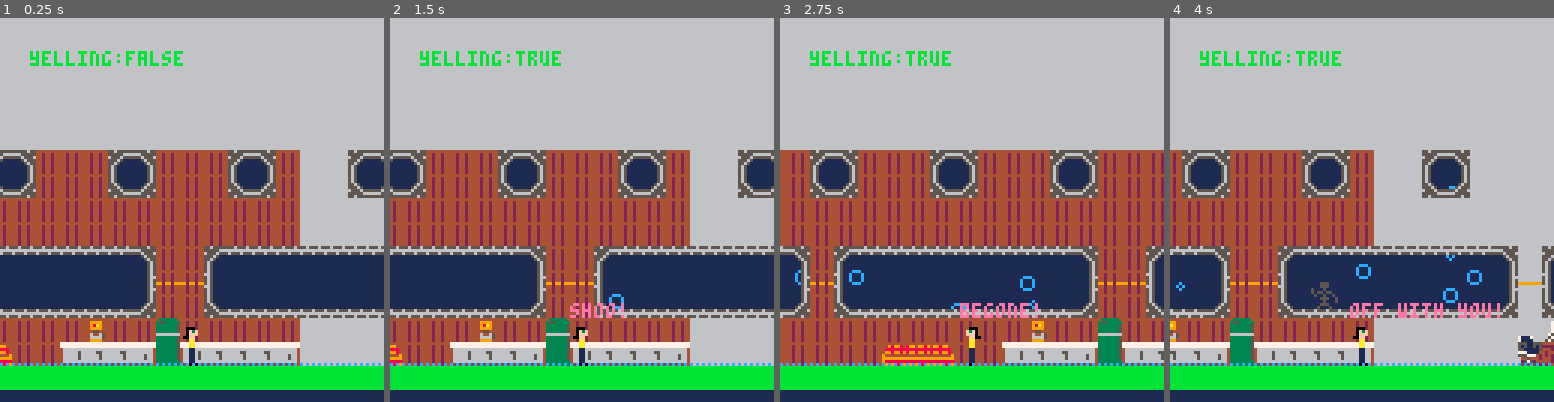
Above: before the commit, frames 1-4 (left to right).
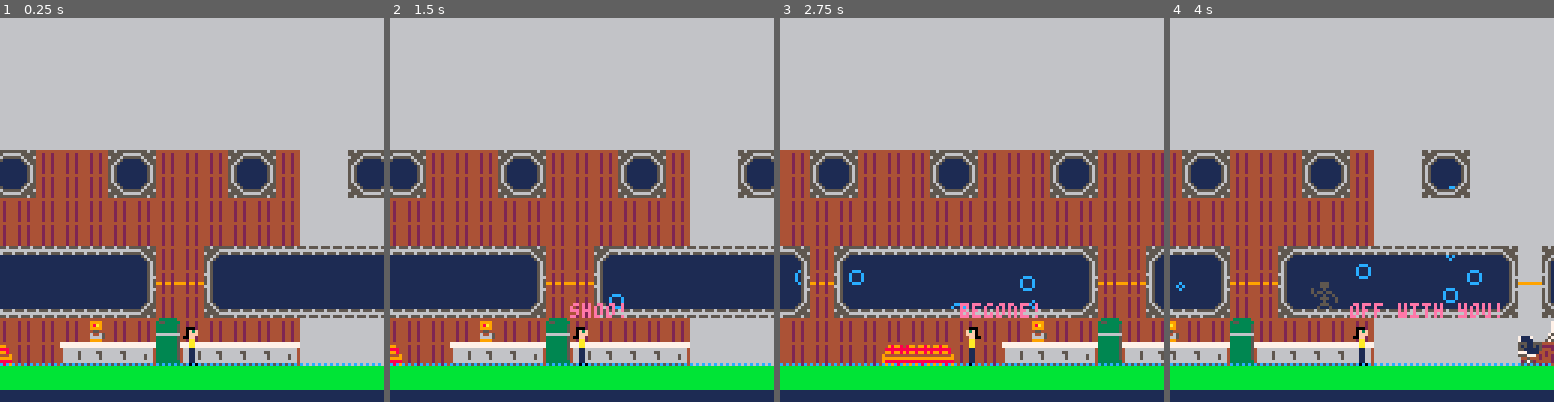
Above: after the commit, the same moments.

Repository: DiegoArmando/gbgj-08-22
Game: PICO-8 cartridge gbgj_8_22.p8
Same seed, same stepped clock (60 frames per second), same inputs: the game is played once before the commit and once after it.
Inputs:
- Up to frame 1 (0.25 s): no input
- Up to frame 2 (1.5 s): tap O (Z key) at 0.33, 0.7, 1.43 s; tap X (X key) at 1.07 s
- Up to frame 3 (2.75 s): hold Left 1.97-2.37 s; tap X (X key) at 2.07, 2.4, 2.73 s; tap O (Z key) at 2.22 s; hold Down from 2.42 s (still down)
- Up to frame 4 (4 s): release Down at 2.82 s; hold Right 2.87-3.53 s; tap X (X key) at 3.07, 3.4, 3.73 s; tap O (Z key) at 3.1, 3.98 s; hold Up from 3.58 s (still down)

The runs differ from the first frame. In frame 1, 0.7% of the frame differs, in the area x 7-48%, y 8-13%; in frame 2, 0.6%; in frame 3, 0.6%; in frame 4, 0.6%.

Commit message:
Added taping up windows

Diff:
--- a/gbgj_8_22.p8
+++ b/gbgj_8_22.p8
@@ -210,6 +210,20 @@
         end
     end
 
+    if input_interact and player.holding == "tape" then
+        for xpos,age in pairs(cracks) do
+            if abs((xpos*8) - player.x) < 12 then
+                cracks[xpos] = nil
+                player.holding = "nothing"
+                for s in all(skeletons) do
+                    if abs((s[1]*8) - player.x) < 12 and s[2] >= 240 then
+                        s[2] = 240
+                    end
+                end
+            end
+        end
+    end
+
     if yelling then
         yell_counter += 1
         if yell_counter >= 60 then
@@ -365,18 +379,22 @@
     if count(skeletons) > 0 then
         --print("skeleton x:"..skeletons[1][1]*8, cam_x+10, cam_y+5, 11)
     end
-	print("yelling:"..tostr(yelling), cam_x+10, cam_y+11, 11)
-    if(yelling) then
-	    print(cur_yell, player.x, player.y-5, 14)
-    end
-	--print("skeletons:"..(count(skeletons)), cam_x+10, cam_y+17, 11)
+	--print("debug string:"..debug_string, cam_x+10, cam_y+11, 11)
+    	--print("skeletons:"..(count(skeletons)), cam_x+10, cam_y+17, 11)
 	--print("right_bound:"..(rcb[room_id][2]), cam_x+10, cam_y+23, 11)
     --print("holding "..player.holding, cam_x+10, cam_y+29, 11)
     pal(4,0)
     spr(player.torso,player.x,player.y+player.bobble,1,1,player.flip)
     spr(player.legs,player.x,player.y+9,1,1,player.flip)
     pal()
+    if player.holding == "tape" then
+        spr(5,player.x,player.y-6+player.bobble)
+    end
     if player.interactable[1] != "nothing" then spr(32, player.x-8, player.y-8) end
+    if(yelling) then
+	    print(cur_yell, player.x, player.y-5, 14)
+    end
+
     draw_water()
     draw_pump()
 end
@@ -390,13 +408,13 @@
 end
 __gfx__
 0000000066666666aaaaaaaa00000000000000000000000000000000000000004333333444444444000000000000000000d00d00000000000000000000000000
-0000000066666666aaaaaaaa0000000000000000000000000000000000000000355333334499994400000000000000000d0000d0000000000000000000000000
-0070070066666666aaaaaaaa004440000fff4000000000000000000000000000333333354498a9440000000000000000d0d00d00000000000000000000000000
-0007700066666666aaaaaaaa004f3f0000aa3f0000000000000000000000000033333335449999440000000000000000000d0000000000000000000000000000
-0007700066666666aaaaaaaa004fff0000aaff000000000000000000000000003333333544455444000000000000000000d0d0d0000000000000000000000000
-0070070066666666aaaaaaaa044ff00004aaf000000000000000000000000000666666664464465400000000000000000d000d00000000000000000000000000
-0000000066666666aaaaaaaa000aa00000aaa00000000000000000000000000033333335446666540000000000000000dd000d00000000000000000000000000
-0000000066666666aaaaaaaa000aa000000aa0000000000000000000000000003333333544999944000000000000000000d000d0000000000000000000000000
+0000000066666666aaaaaaaa0000000000000000000700000000000000000000355333334499994400000000000000000d0000d0000000000000000000000000
+0070070066666666aaaaaaaa004440000fff4000007770000000000000000000333333354498a9440000000000000000d0d00d00000000000000000000000000
+0007700066666666aaaaaaaa004f3f0000aa3f0007777700000000000000000033333335449999440000000000000000000d0000000000000000000000000000
+0007700066666666aaaaaaaa004fff0000aaff000077777000000000000000003333333544455444000000000000000000d0d0d0000000000000000000000000
+0070070066666666aaaaaaaa044ff00004aaf000000777770000000000000000666666664464465400000000000000000d000d00000000000000000000000000
+0000000066666666aaaaaaaa000aa00000aaa00000007770000000000000000033333335446666540000000000000000dd000d00000000000000000000000000
+0000000066666666aaaaaaaa000aa000000aa0000000070000000000000000003333333544999944000000000000000000d000d0000000000000000000000000
 000000002222222200000000000aa000000aa0004444444444444444444444443333333577777777777777777777777700000000000000000000000000000000
 00000000222222220000000000011000000110004498998489949989499899443333333577777777777777777777777700000000000000000000000000000000
 00000000222222220000000000011000000110004888888888888888888888843333333546666666666666666666666400000000000000000000000000000000
